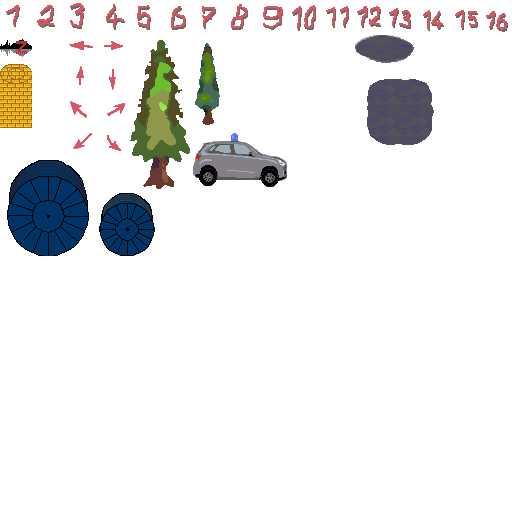
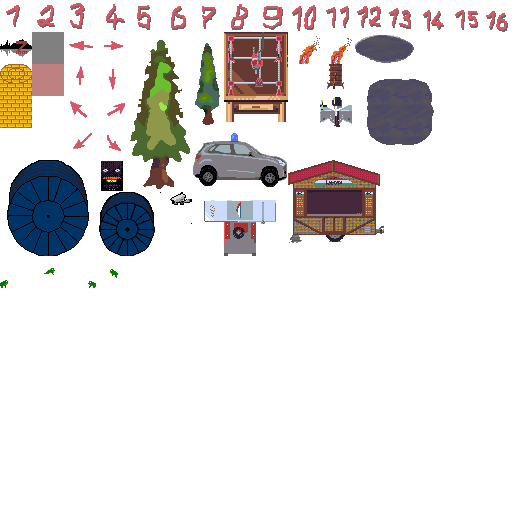
Revision of a layered 512×512 image; what changed, layer by layer:
added layer "red" (50%) in group "logos+signs+shades" over [32, 32, 128, 256]
added layer "black" (50%) in group "logos+signs+shades" over [32, 32, 128, 256]
